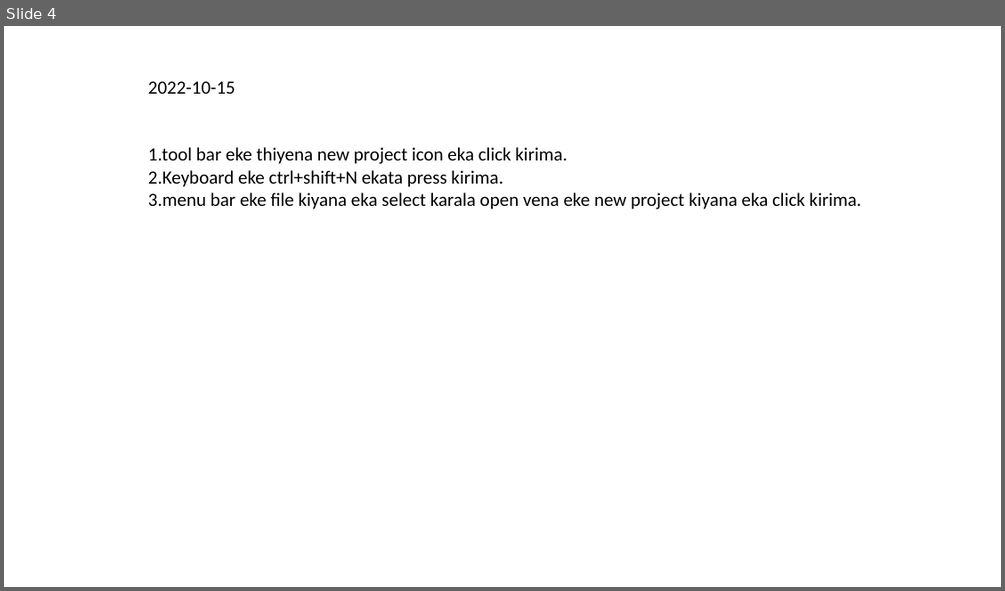
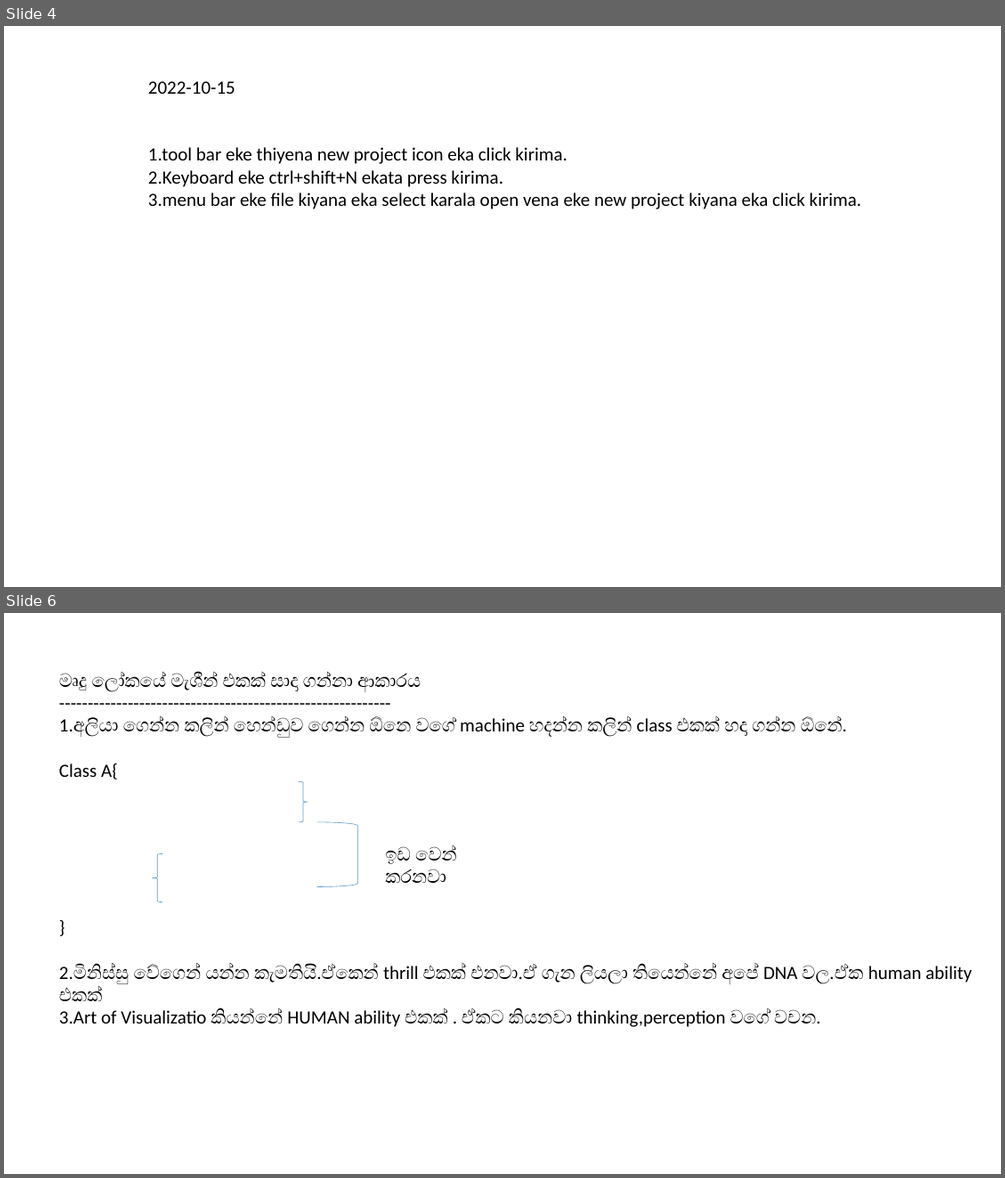
Before and after one commit to vps4618/java-institute, a slide deck: java institute notes/java_note.pptx. Shown one above the other, each under a label of ours: slide 4 before the commit, slides 4 and 6 after it; the slides between them are not shown. The pictures are 1005x591 and 1005x1178 pixels, drawn with LibreOffice and Linux fonts; fonts in the diff are those of the drawing. Boxes give left, top, right and bottom in pixels: in the first picture for what was removed or moved away, otherwise in the second. Text is boxed around its words. In the diff, an @@ line names an element or a change of style, - is before the commit and + after.

```diff
--- a/java institute notes/java_note.pptx
+++ b/java institute notes/java_note.pptx
@@ slide 6 added at (4, 613, 1001, 1174), background #FFFFFF @@
@@ text added at (59, 673, 971, 1027), 18 pt, text #000000 @@
+මෘදු ලෝකයේ මැශීන් එකක් සාදා ගන්නා ආකාරය
+----------------------------------------------------------
+1.අලියා ගෙන්න කලින් හෙන්ඩුව ගෙන්න ඕනෙ වගේ machine හදන්න කලින් class එකක් හදා ගන්න ඕනේ.
+Class A{
+}
+2.මිනිස්සු වේගෙන් යන්න කැමතියි.ඒකෙන් thrill එකක් එනවා.ඒ ගැන ලියලා තියෙන්නේ අපේ DNA වල.ඒක human ability එකක්
+3.Art of Visualizatio කියන්නේ HUMAN ability එකක් . ඒකට කියනවා thinking,perception වගේ වචන.
@@ right brace added at (298, 781, 308, 821), outline #5B9BD5 0.5 pt @@
@@ right bracket added at (317, 822, 357, 887), outline #5B9BD5 0.5 pt @@
@@ text added at (385, 846, 455, 883), 18 pt, text #000000 @@
+ඉඩ වෙන් කරනවා
@@ left brace added at (152, 854, 162, 901), outline #5B9BD5 0.5 pt @@
```
Also in this commit, not shown: 1 slide changed, 24 other files.
